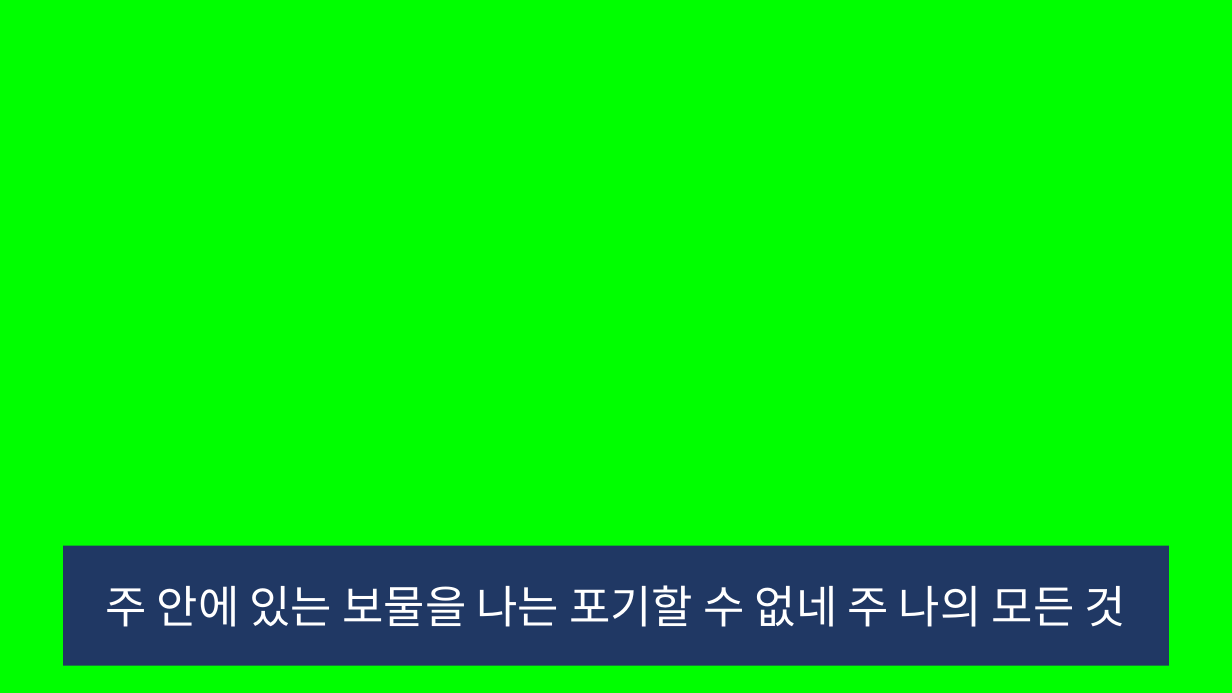
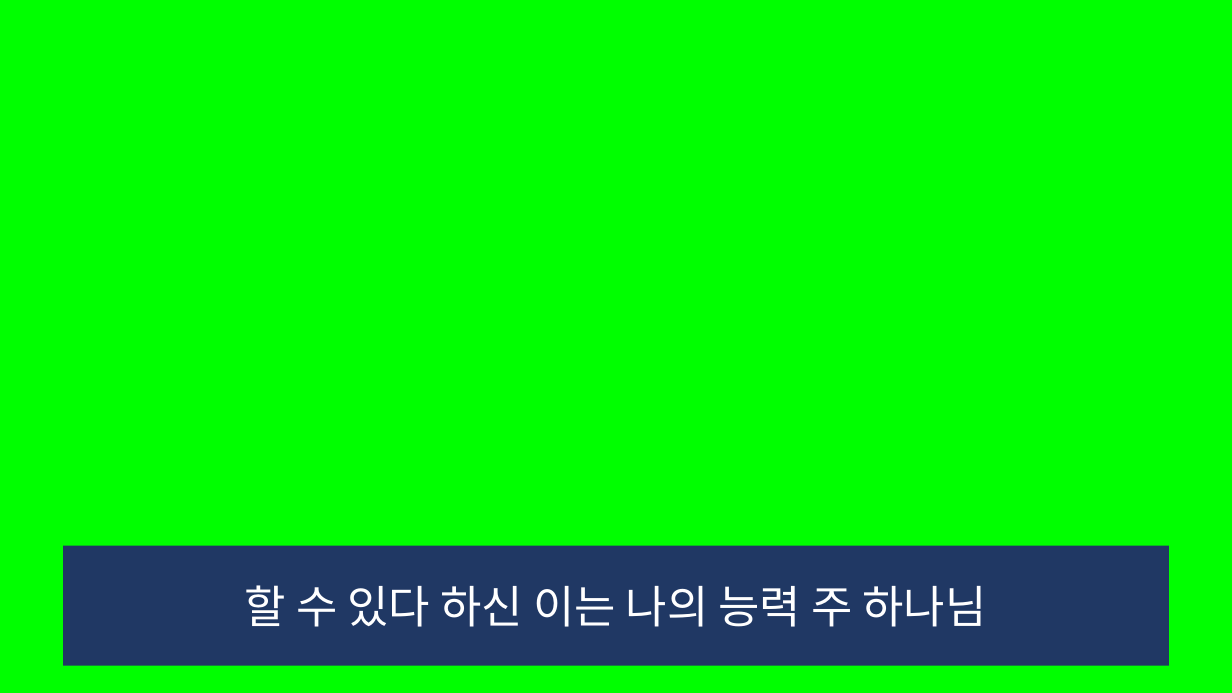
Before and after one commit to whizsavvy/evergreen_church, a slide deck: slide 121 of 2026-03-07_늘푸른교회_.pptx (slide 117 before the commit). Drawn at 1232x693 pixels with LibreOffice and Linux fonts; fonts in the diff are those of the drawing. Boxes give left, top, right and bottom in pixels: in the first picture for what was removed or moved away, otherwise in the second. Text is boxed around its words. In the diff, an @@ line names an element or a change of style, - is before the commit and + after.

```diff
--- a/2026-03-07_늘푸른교회_.pptx
+++ b/2026-03-07_늘푸른교회_.pptx
@@ text in rectangle at (x1=245, y1=585, x2=987, y2=627): text changed @@
-주 안에 있는 보물을 나는 포기할 수 없네 주 나의 모든 것
+할 수 있다 하신 이는 나의 능력 주 하나님
```
Also in this commit, not shown: 1 other slide changed, 18 slides added, 5 slides removed.
